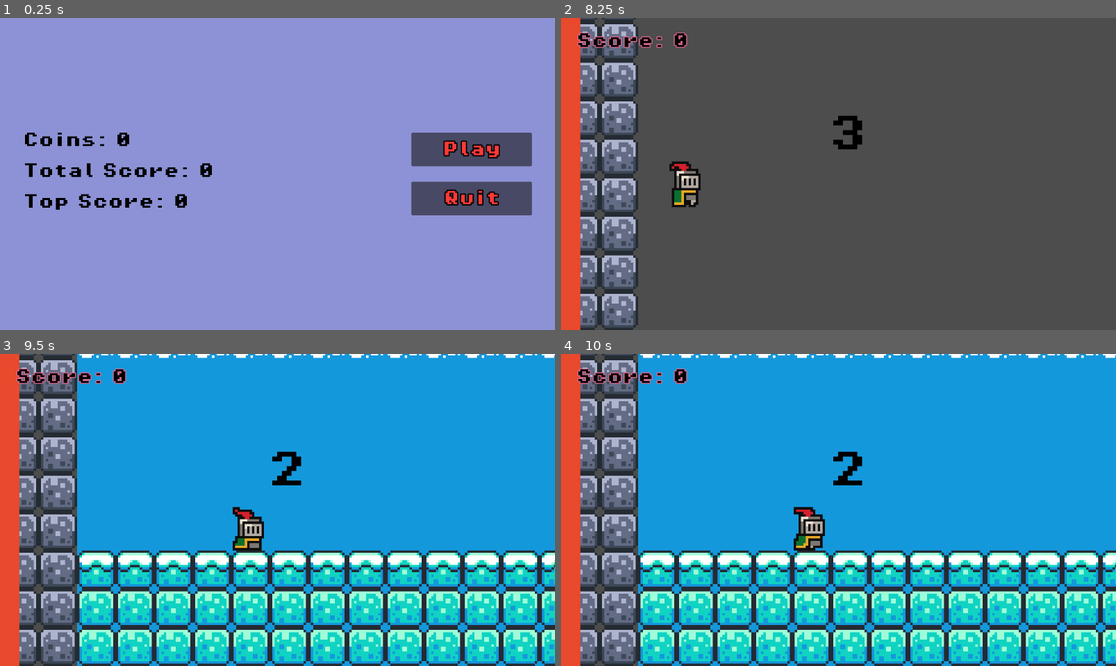
Above: before the commit, frames 1-4 (two rows, left to right).
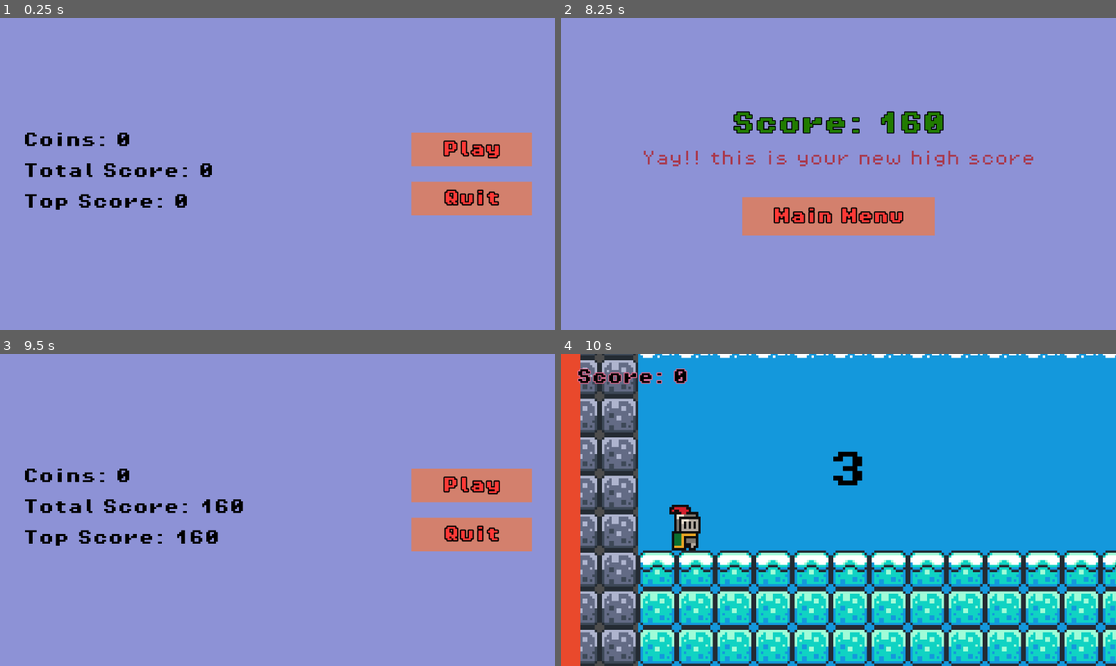
Above: after the commit, the same moments.

Repository: ki8yk8/game-dev-resolution
Game: Godot game, scene res://scenes/menu.tscn
Two runs of this game, one before a commit and one after it. Both use one fixed random seed, a clock stepped at 60 frames per second and the inputs below.
Inputs (mouse positions are in pixels of both pictures, inside the frame that each line leads up to):
- Up to frame 1 (0.25 s): no input
- Up to frame 2 (8.25 s): click "Play" at 0.5 s; tap Enter at 1.25 s; hold Right (right) 1.28-2.78 s; tap Alt every 1.5 s from 1.35 to 7.35 s; tap Space (jump) at 1.52, 2.27, 3.77, 4.52, 5.27, 6.77, 7.52 s; tap Shift every 1.5 s from 2.1 to 8.1 s; hold Left (left) 2.78-3.53 s; hold Right (right) 3.53-5.03 s; hold Left (left) 5.03-5.78 s; hold Right (right) 5.78-6.53 s; hold Left (left) 6.53-8.03 s; hold Right (right) from 8.03 s (still down)
- Up to frame 3 (9.5 s): tap Space (jump) at 8.27 s; release Right (right) at 8.75 s; click (277, 553) at 8.75 s, where only the run after the commit has a clickable "Main Menu"
- Up to frame 4 (10 s): click (1032, 485) at 9.5 s, where only the run after the commit has a clickable "Play"

The runs differ from the first frame. In frame 1, 4.1% of the frame differs, in the area x 74-96%, y 36-64%; in frame 2, 100%; in frame 3, 100%, in the area x 0-100%, y 0-100%; in frame 4, 1.5%.

Commit message:
adds the game over scene

Diff:
--- /dev/null
+++ b/game-with-memory/scenes/game_over.tscn
@@ -0,0 +1,84 @@
+[gd_scene format=3 uid="uid://c5yn45yes0qsc"]
+
+[ext_resource type="Script" uid="uid://dgg4lmfy8tytw" path="res://scripts/game_over.gd" id="1_tbwuq"]
+[ext_resource type="FontFile" uid="uid://c2qq5vc5hb8v6" path="res://assets/fonts/PixelOperator8-Bold.ttf" id="1_xeevv"]
+[ext_resource type="FontFile" uid="uid://cint4lq7x12bf" path="res://assets/fonts/PixelOperator8.ttf" id="2_wqhvx"]
+
+[sub_resource type="StyleBoxFlat" id="StyleBoxFlat_0nqlu"]
+bg_color = Color(0.5529412, 0.57254905, 0.8392157, 1)
+
+[sub_resource type="StyleBoxFlat" id="StyleBoxFlat_xeevv"]
+bg_color = Color(0.827451, 0.5019608, 0.42745098, 1)
+
+[node name="GameOver" type="Control" unique_id=788919126]
+layout_mode = 3
+anchors_preset = 15
+anchor_right = 1.0
+anchor_bottom = 1.0
+grow_horizontal = 2
+grow_vertical = 2
+script = ExtResource("1_tbwuq")
+
+[node name="Panel" type="Panel" parent="." unique_id=673838737]
+layout_mode = 1
+anchors_preset = 15
+anchor_right = 1.0
+anchor_bottom = 1.0
+grow_horizontal = 2
+grow_vertical = 2
+theme_override_styles/panel = SubResource("StyleBoxFlat_0nqlu")
+
+[node name="MarginContainer" type="MarginContainer" parent="." unique_id=848949763]
+layout_mode = 1
+anchors_preset = 14
+anchor_top = 0.5
+anchor_right = 1.0
+anchor_bottom = 0.5
+offset_top = -29.0
+offset_bottom = 29.0
+grow_horizontal = 2
+grow_vertical = 2
+
+[node name="VBoxContainer" type="VBoxContainer" parent="MarginContainer" unique_id=1031362897]
+layout_mode = 2
+theme_override_constants/separation = 64
+
+[node name="VBoxContainer" type="VBoxContainer" parent="MarginContainer/VBoxContainer" unique_id=921092105]
+layout_mode = 2
+size_flags_horizontal = 4
+theme_override_constants/separation = 32
+
+[node name="ScoreLabel" type="Label" parent="MarginContainer/VBoxContainer/VBoxContainer" unique_id=1902931898]
+layout_mode = 2
+theme_override_colors/font_color = Color(0.12941177, 0.48235294, 0, 1)
+theme_override_colors/font_outline_color = Color(0, 0, 0, 1)
+theme_override_constants/outline_size = 8
+theme_override_fonts/font = ExtResource("1_xeevv")
+theme_override_font_sizes/font_size = 48
+text = "Score: 10000"
+horizontal_alignment = 1
+
+[node name="HighScoreLabel" type="Label" parent="MarginContainer/VBoxContainer/VBoxContainer" unique_id=1063791391]
+layout_mode = 2
+theme_override_colors/font_color = Color(0.66265845, 0.2230297, 0.3027511, 1)
+theme_override_colors/font_outline_color = Color(0, 0, 0, 1)
+theme_override_fonts/font = ExtResource("2_wqhvx")
+theme_override_font_sizes/font_size = 32
+text = "Yay!! this is your new high score"
+
+[node name="BoxContainer" type="BoxContainer" parent="MarginContainer/VBoxContainer" unique_id=901816827]
+custom_minimum_size = Vector2(250, 0)
+layout_mode = 2
+size_flags_horizontal = 4
+
+[node name="Button" type="Button" parent="MarginContainer/VBoxContainer/BoxContainer" unique_id=863425323]
+custom_minimum_size = Vector2(400, 80)
+layout_mode = 2
+theme_override_colors/font_color = Color(1, 0.22352941, 0.21176471, 1)
+theme_override_constants/outline_size = 10
+theme_override_fonts/font = ExtResource("1_xeevv")
+theme_override_font_sizes/font_size = 32
+theme_override_styles/normal = SubResource("StyleBoxFlat_xeevv")
+text = "Main Menu"
+
+[connection signal="pressed" from="MarginContainer/VBoxContainer/BoxContainer/Button" to="." method="_on_button_pressed"]
--- a/game-with-memory/scenes/menu.tscn
+++ b/game-with-memory/scenes/menu.tscn
@@ -5,6 +5,12 @@
 
 [sub_resource type="StyleBoxFlat" id="StyleBoxFlat_4h3mk"]
 bg_color = Color(0.5512103, 0.5736553, 0.8399922, 1)
+
+[sub_resource type="StyleBoxFlat" id="StyleBoxFlat_vjb58"]
+bg_color = Color(0.82671815, 0.50085485, 0.42677882, 1)
+
+[sub_resource type="StyleBoxFlat" id="StyleBoxFlat_con2f"]
+bg_color = Color(0.827451, 0.5019608, 0.42745098, 1)
 
 [node name="Menu" type="Control" unique_id=1603996030]
 layout_mode = 3
@@ -92,6 +98,7 @@
 theme_override_constants/outline_size = 10
 theme_override_fonts/font = ExtResource("1_yqeox")
 theme_override_font_sizes/font_size = 32
+theme_override_styles/normal = SubResource("StyleBoxFlat_vjb58")
 text = "Play
 "
 
@@ -103,6 +110,7 @@
 theme_override_constants/outline_size = 10
 theme_override_fonts/font = ExtResource("1_yqeox")
 theme_override_font_sizes/font_size = 32
+theme_override_styles/normal = SubResource("StyleBoxFlat_con2f")
 text = "Quit"
 
 [connection signal="pressed" from="MarginContainer/HBoxContainer/Buttons/Play" to="." method="_on_play_pressed"]
--- a/game-with-memory/scripts/game_manager.gd
+++ b/game-with-memory/scripts/game_manager.gd
@@ -6,7 +6,7 @@
 const CHUNK_WIDTH = 18
 const CHUNK_PIXELS = CHUNK_WIDTH*16
 const CHUNK_AHEAD = 3
-const CHUNK_BEHIND = 1
+const CHUNK_BEHIND = 2
 
 const CHUNKS = {
 	"straight": {
--- /dev/null
+++ b/game-with-memory/scripts/game_over.gd
@@ -0,0 +1,22 @@
+extends Control
+
+@onready var score_label = $MarginContainer/VBoxContainer/VBoxContainer/ScoreLabel
+@onready var high_score_message = $MarginContainer/VBoxContainer/VBoxContainer/HighScoreLabel
+
+# Called when the node enters the scene tree for the first time.
+func _ready() -> void:
+	var score = GlobalScript.last_score
+	score_label.text = "Score: "+str(score)
+
+	if score > GlobalScript.highest_score:
+		high_score_message.visible = true
+		GlobalScript.highest_score = score
+	else:
+		high_score_message.visible = false
+
+	GlobalScript.total_score += score
+	GlobalScript.last_score = 0
+
+
+func _on_button_pressed() -> void:
+	get_tree().change_scene_to_file("res://scenes/menu.tscn")
--- a/game-with-memory/scripts/game_play.gd
+++ b/game-with-memory/scripts/game_play.gd
@@ -19,6 +19,7 @@
 	if GlobalScript.gameplay_started:
 		score += 1
 		score_label.text = "Score: "+str(score)
+		GlobalScript.last_score = score
 
 func _on_timer_timeout() -> void:
 	if start_timer_state == len(START_TIMER_STATES)-1:
--- a/game-with-memory/scripts/global_script.gd
+++ b/game-with-memory/scripts/global_script.gd
@@ -3,6 +3,8 @@
 var total_coin = 0
 var total_score = 0
 var highest_score = 0
+
+var last_score = 0
 
 var gameplay_started = false
 
--- a/game-with-memory/scripts/killer.gd
+++ b/game-with-memory/scripts/killer.gd
@@ -16,5 +16,4 @@
 
 func _on_death_timer_timeout() -> void:
 	DeathTimer.stop()
-	# TODO: the next scene should be displayed here
-	get_tree().reload_current_scene()
+	get_tree().change_scene_to_file("res://scenes/game_over.tscn")
--- a/game-with-memory/scripts/menu.gd
+++ b/game-with-memory/scripts/menu.gd
@@ -9,6 +9,7 @@
 	highest_score_label.text = "Top Score: " + str(GlobalScript.highest_score)
 	coins_label.text = "Coins: " + str(GlobalScript.total_coin)
 	total_score_label.text = "Total Score: " + str(GlobalScript.total_score)
+	GlobalScript.last_score = 0
 
 
 func _on_play_pressed() -> void:
Not shown, added: game-with-memory/scripts/game_over.gd.uid
